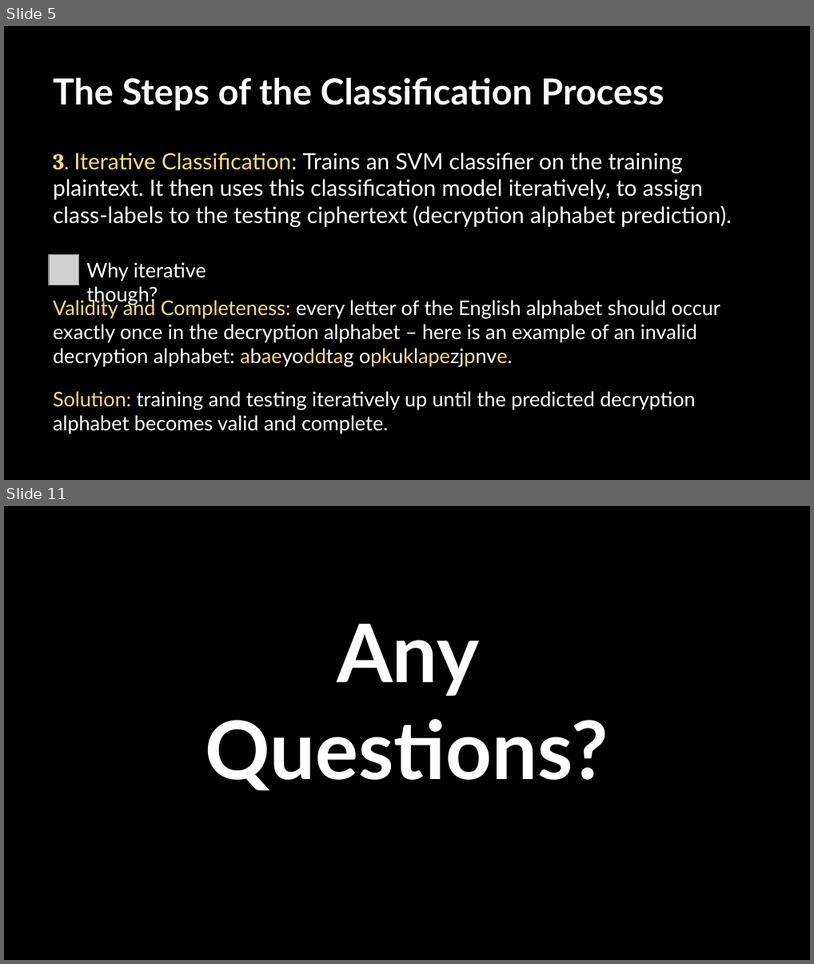
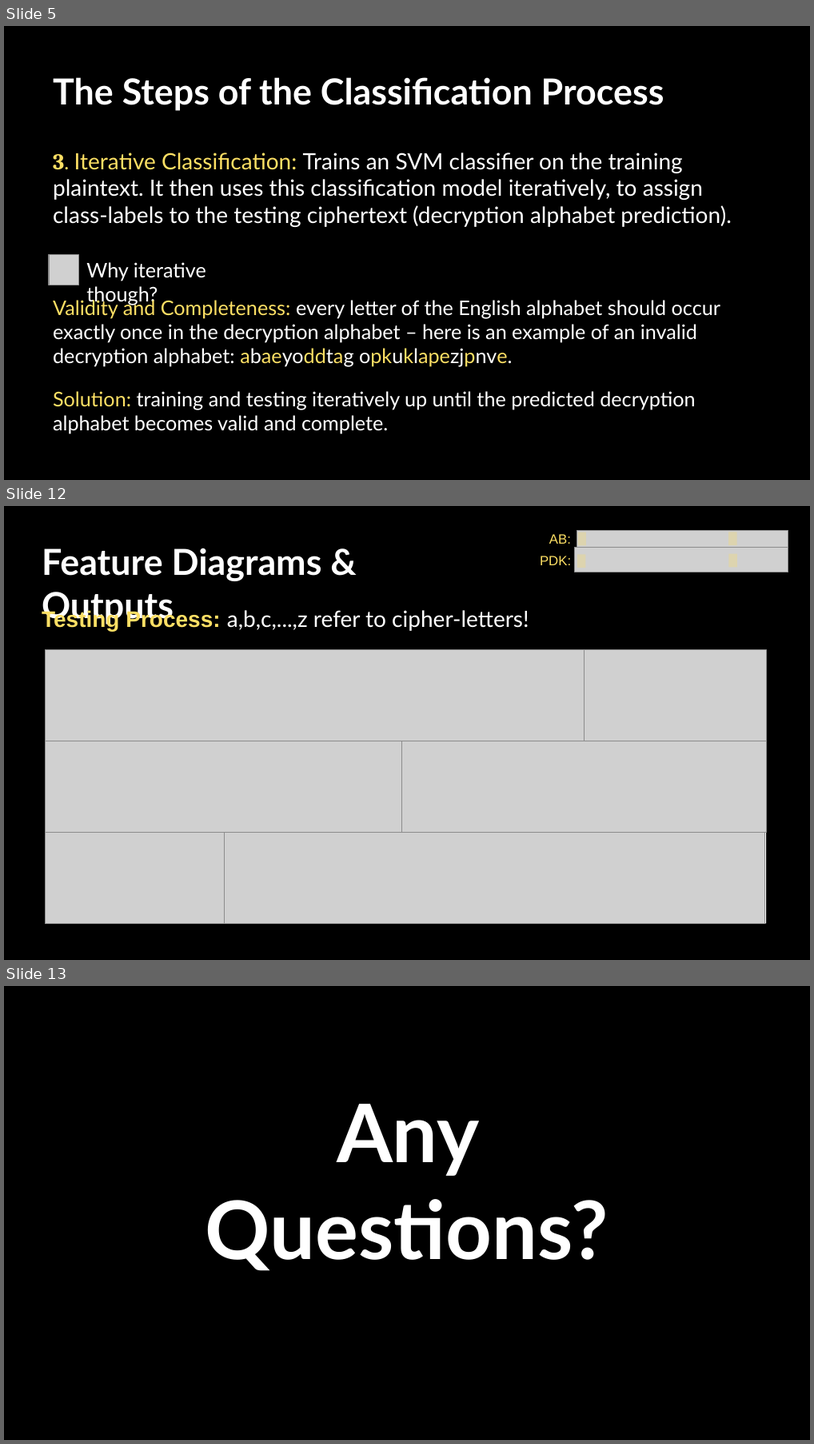
Before and after one commit to nataliakoliou/ML-Ciphertext-Decryption-Algorithm, a slide deck: project-presentation.pptx. Shown one above the other, each under a label of ours: slides 5 and 11 before the commit, slides 5, 12 and 13 after it; the slides between them are not shown. The pictures are 814x964 and 814x1444 pixels, drawn with LibreOffice and Linux fonts; fonts in the diff are those of the drawing; grey boxes stand for pictures. Boxes give left, top, right and bottom in pixels: in the first picture for what was removed or moved away, otherwise in the second. Text is boxed around its words. In the diff, an @@ line names an element or a change of style, - is before the commit and + after.

```diff
--- a/project-presentation.pptx
+++ b/project-presentation.pptx
@@ slide 12 added at box(4, 506, 810, 960), background #000000 @@
@@ text added at box(42, 548, 322, 625), 32 pt, text #FFFFFF, bold @@
+Feature Diagrams & Outputs
@@ text added at box(550, 534, 571, 544), 12 pt, text #FCDF64 @@
+AB:
@@ picture added at box(575, 547, 790, 572) @@
@@ picture added at box(578, 531, 789, 550) @@
@@ rectangle added at box(578, 532, 586, 545), fill #FCDF64 at 30% opacity @@
@@ rectangle added at box(729, 532, 737, 545), fill #FCDF64 at 30% opacity @@
@@ rectangle added at box(729, 553, 737, 568), fill #FCDF64 at 30% opacity @@
@@ text added at box(540, 556, 571, 565), 12 pt, text #FCDF64 @@
+PDK:
@@ rectangle added at box(578, 554, 586, 568), fill #FCDF64 at 30% opacity @@
@@ text added at box(42, 609, 529, 631), 20 pt, text #FFFFFF @@
+Testing Process: a,b,c,...,z refer to cipher-letters!
@@ picture added at box(45, 649, 586, 740) @@
@@ picture added at box(585, 649, 767, 740) @@
@@ picture added at box(45, 740, 404, 832) @@
@@ picture added at box(402, 740, 766, 832) @@
@@ picture added at box(45, 832, 225, 923) @@
@@ picture added at box(225, 832, 766, 923) @@
@@ rectangle added at box(758, 832, 766, 923), fill #FFFFFF @@
@@ what was slide 11 is now slide 13 @@
```
Also in this commit, not shown: 5 slides changed, 1 other slide added.
